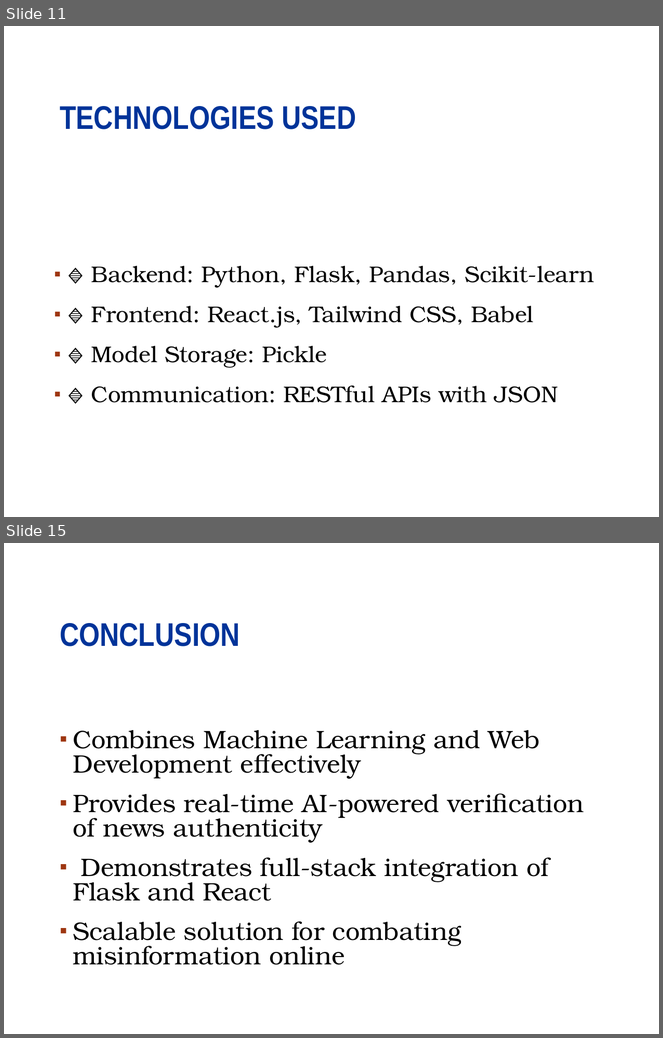
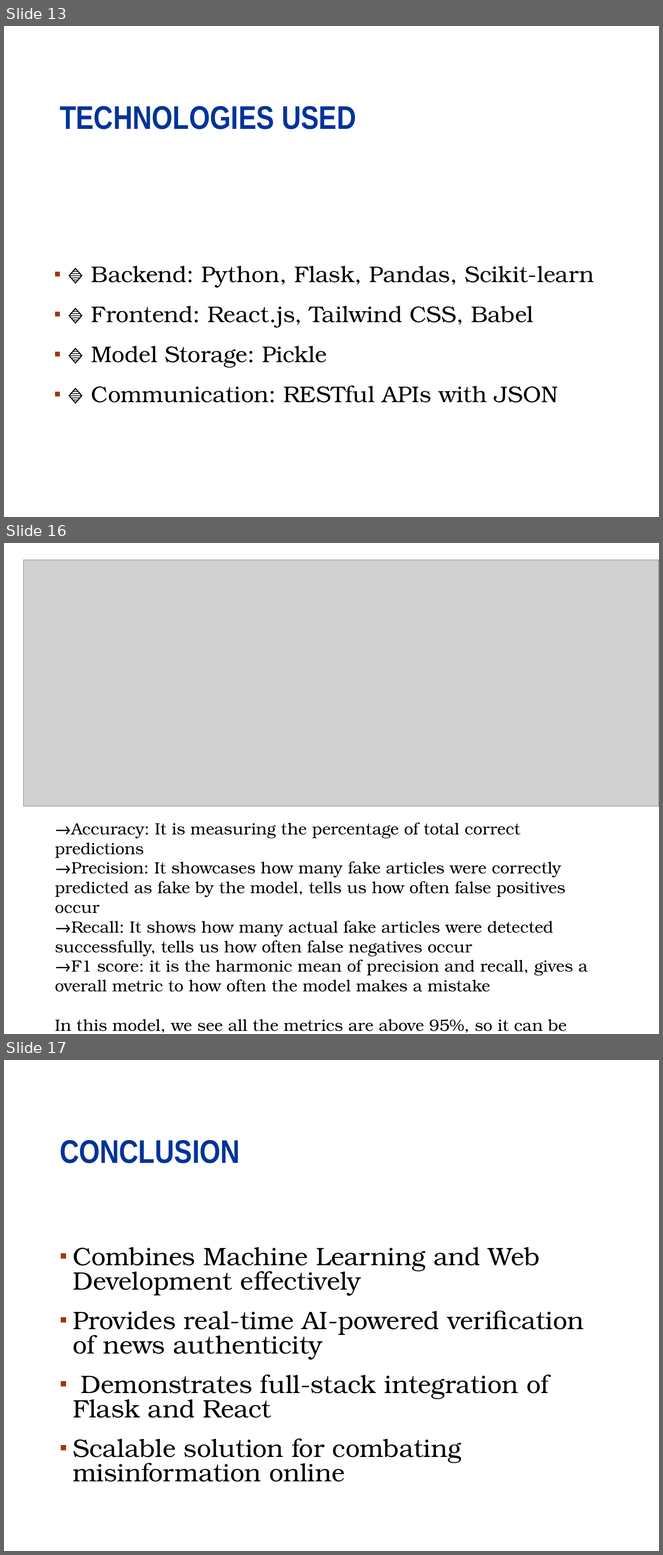
Before and after one commit to abhrojit1/Fake-news-detector-milestone-project, a slide deck: Fake news detection presentation.pptx. Shown one above the other, each under a label of ours: slides 11 and 15 before the commit, slides 13, 16 and 17 after it; the slides between them are not shown. The pictures are 663x1038 and 663x1555 pixels, drawn with LibreOffice and Linux fonts; fonts in the diff are those of the drawing; grey boxes stand for pictures; background and template pictures are left out. Boxes give left, top, right and bottom in pixels: in the first picture for what was removed or moved away, otherwise in the second. Text is boxed around its words. In the diff, an @@ line names an element or a change of style, - is before the commit and + after.

Commit message:
edited presentation

```diff
--- a/Fake news detection presentation.pptx
+++ b/Fake news detection presentation.pptx
@@ slide 16 added at [4, 543, 659, 1034], background #FFFFFF; not listed: 1 template element that a slide beside it also shows @@
@@ picture added at [24, 560, 659, 807] @@
@@ text added at [55, 823, 588, 1033], 18 pt, text #000000 @@
+→Accuracy: It is measuring the percentage of total correct predictions
+→Precision: It showcases how many fake articles were correctly predicted as fake by the model, tells us how often false positives occur
+→Recall: It shows how many actual fake articles were detected successfully, tells us how often false negatives occur
+→F1 score: it is the harmonic mean of precision and recall, gives a overall metric to how often the model makes a mistake
+In this model, we see all the metrics are above 95%, so it can be trusted to make the right predictions, though mistakes are still possible
@@ what was slide 11 is now slide 13 @@
@@ what was slide 15 is now slide 17 @@
```
Also in this commit, not shown: 3 slides changed, 2 other slides added, 1 slide removed.
